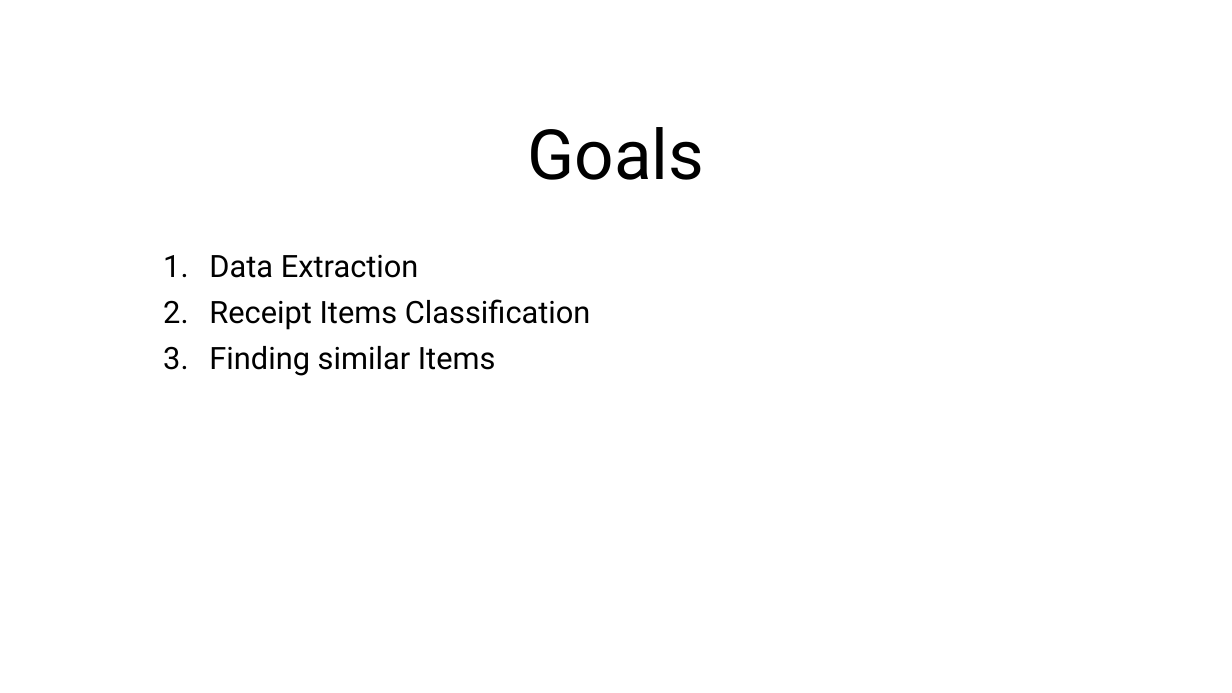
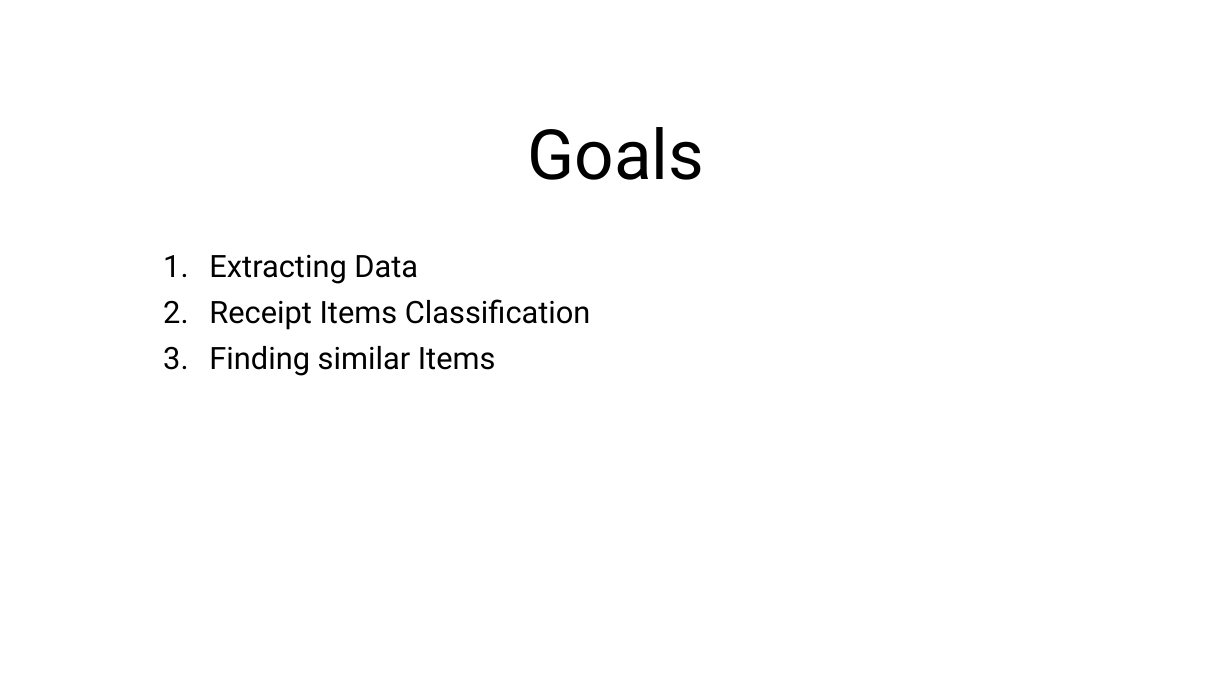
Before and after one commit to iradualbert/dst-receipt-expense, a slide deck: slide 2 of Receipt_Images_Processing.pptx. Drawn at 1232x693 pixels with LibreOffice and Linux fonts; fonts in the diff are those of the drawing. Boxes give left, top, right and bottom in pixels: in the first picture for what was removed or moved away, otherwise in the second. Text is boxed around its words. In the diff, an @@ line names an element or a change of style, - is before the commit and + after.

```diff
--- a/Receipt_Images_Processing.pptx
+++ b/Receipt_Images_Processing.pptx
@@ subtitle at (209, 255, 418, 284): text changed @@
-1. Data Extraction
+1. Extracting Data
```
Also in this commit, not shown: 4 other slides changed, 7 slides added, 3 slides removed, 3 other files.
